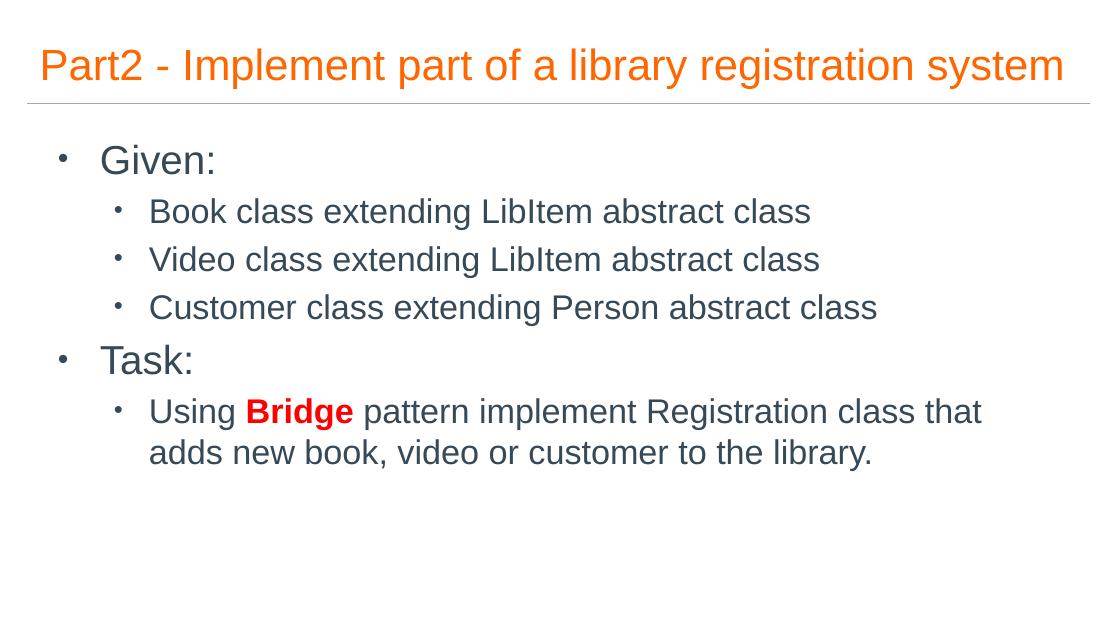
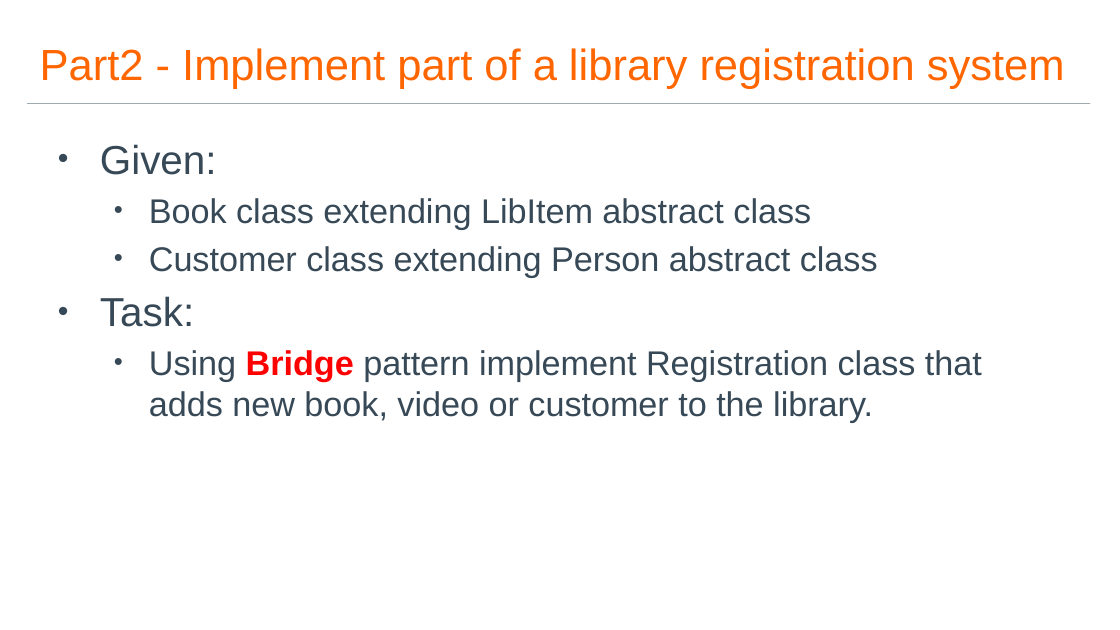
Before and after one commit to hguillou/Jan2017_DesignPatternsTraining, a slide deck: slide 20 of Documents/Design Patterns Presentation.pptx. Drawn at 1120x630 pixels with LibreOffice and Linux fonts; fonts in the diff are those of the drawing; background and template pictures are left out. Boxes give left, top, right and bottom in pixels: in the first picture for what was removed or moved away, otherwise in the second. Text is boxed around its words. In the diff, an @@ line names an element or a change of style, - is before the commit and + after.

```diff
--- a/Documents/Design Patterns Presentation.pptx
+++ b/Documents/Design Patterns Presentation.pptx
@@ text at [149,246,820,277]: paragraph removed @@
-  • Video class extending LibItem abstract class
```
Also in this commit, not shown: 9 other slides changed.
